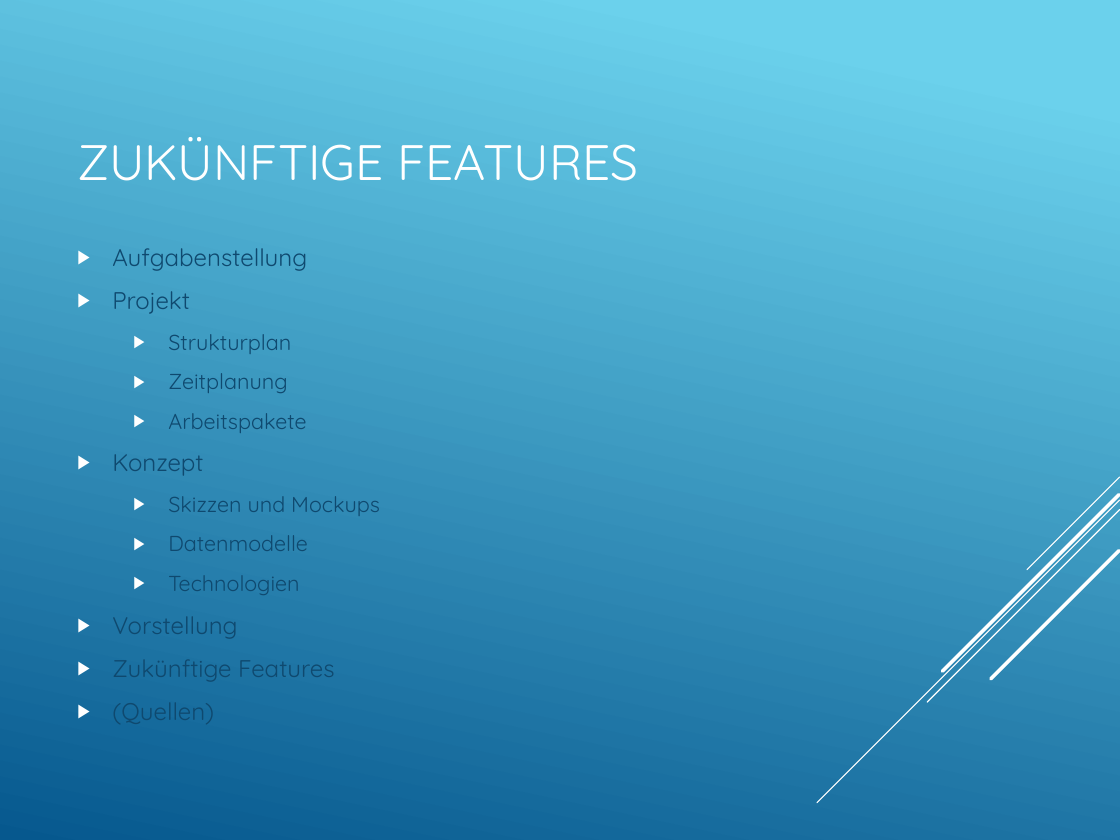
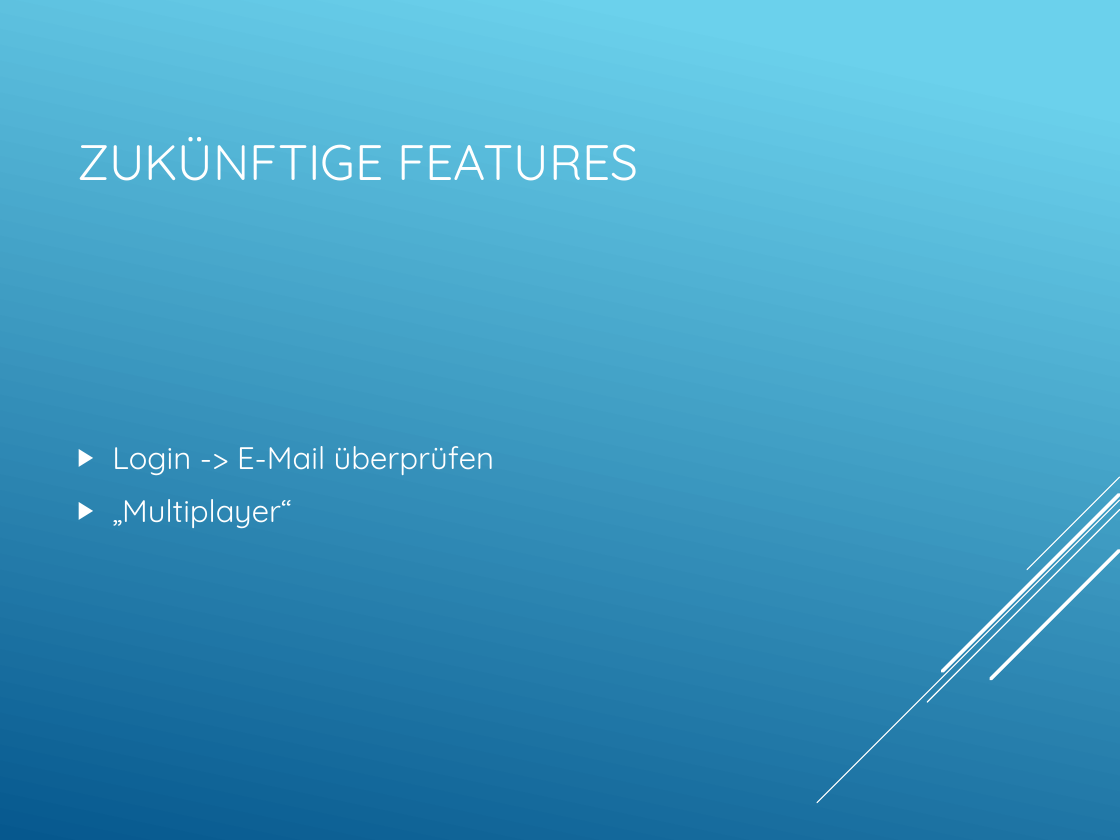
Before and after one commit to dertieran/MEAN-Notes, a slide deck: slide 10 of doc/Präsentation/MEAN-PowerPoint.pptx. Drawn at 1120x840 pixels with LibreOffice and Linux fonts; fonts in the diff are those of the drawing. Boxes give left, top, right and bottom in pixels: in the first picture for what was removed or moved away, otherwise in the second. Text is boxed around its words. In the diff, an @@ line names an element or a change of style, - is before the commit and + after.

```diff
--- a/doc/Präsentation/MEAN-PowerPoint.pptx
+++ b/doc/Präsentation/MEAN-PowerPoint.pptx
@@ text at (112,446,495,529): text changed; size 13.9 to 20 pt; text colour #0F496F to #FFFFFF @@
-▶ Aufgabenstellung
-▶ Projekt
-  ▶ Strukturplan
-  ▶ Zeitplanung
-  ▶ Arbeitspakete
-▶ Konzept
-  ▶ Skizzen und Mockups
-  ▶ Datenmodelle
-  ▶ Technologien
-▶ Vorstellung
-▶ Zukünftige Features
-▶ (Quellen)
+▶ Login -> E-Mail überprüfen
+▶ „Multiplayer“
```
Also in this commit, not shown: 8 other slides changed, 1 other file.
